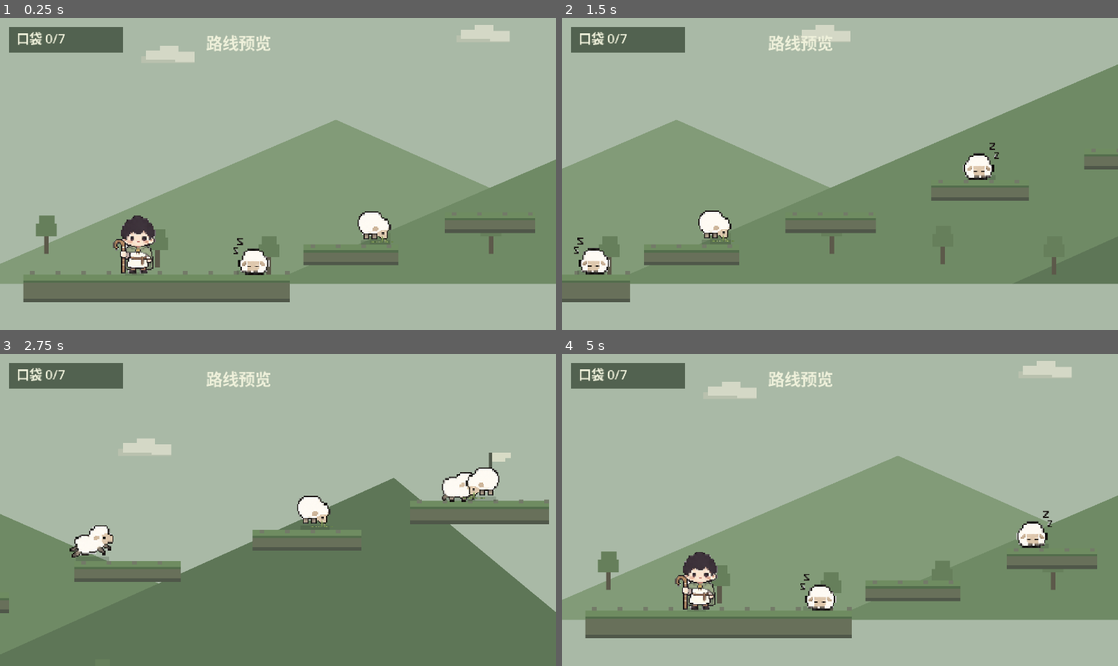
Above: before the commit, frames 1-4 (two rows, left to right).
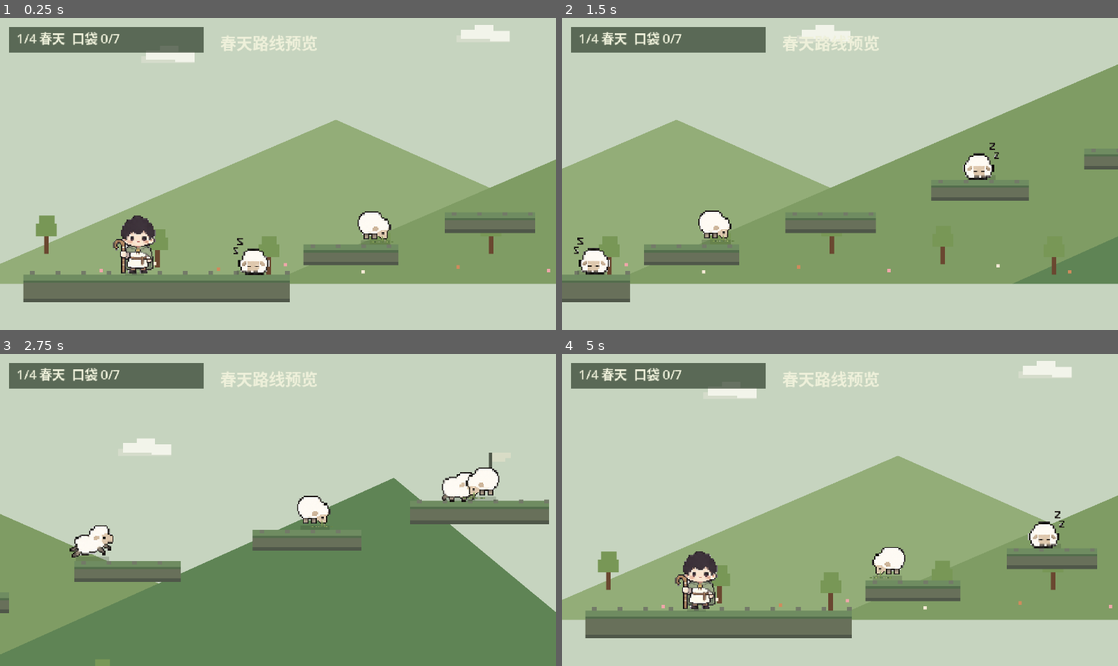
Above: after the commit, the same moments.

Repository: xihua7/muyangren.github.io
Game: Godot game, scene res://scenes/main.tscn
The game is run twice, just before and just after one commit, with the same random seed, the same clock (stepped at 60 frames per second) and the same inputs.
Inputs:
- Up to frame 1 (0.25 s): no input
- Up to frame 2 (1.5 s): tap Enter at 0.5 s; hold D (move_right) from 0.53 s (still down); tap Space (jump) at 0.77 s
- Up to frame 3 (2.75 s): tap Space (jump) at 1.52 s; release D (move_right) at 2.03 s; hold A (move_left) from 2.03 s (still down)
- Up to frame 4 (5 s): release A (move_left) at 2.78 s; hold D (move_right) 2.78-4.28 s; tap Space (jump) at 3.02, 3.77, 4.52 s; tap R (restart) at 4.15 s; hold A (move_left) from 4.28 s (still down)

The runs differ from the first frame. In frame 1, 62% of the frame differs, in the area x 0-100%, y 0-100%; in frame 2, 51%; in frame 3, 54%; in frame 4, 64%.

Commit message:
Add seasonal level progression

Diff:
--- a/新建游戏项目/scripts/main.gd
+++ b/新建游戏项目/scripts/main.gd
@@ -22,6 +22,14 @@
 const INTRO_PAN_SECONDS := 3.0
 const INTRO_END_HOLD := 0.55
 const INTRO_RETURN_SECONDS := 2.2
+const LEVEL_COUNT := 4
+const LEVEL_NAMES := ["春天", "夏天", "秋天", "冬天"]
+const START_POSITION := Vector2(36, 222)
+
+const LEVEL_SPRING := 0
+const LEVEL_SUMMER := 1
+const LEVEL_AUTUMN := 2
+const LEVEL_WINTER := 3
 
 var _player: ShepherdPlayer
 var _camera: Camera2D
@@ -30,9 +38,11 @@
 var _collected := 0
 var _total_sheep := 0
 var _won := false
-var _last_checkpoint := Vector2(36, 222)
+var _last_checkpoint := START_POSITION
 var _rng: RandomNumberGenerator = RandomNumberGenerator.new()
 var _intro_active := false
+var _intro_tween: Tween
+var _level_index := LEVEL_SPRING
 
 var _platforms := [
 	Rect2(Vector2(-60, 230), Vector2(230, 24)),
@@ -52,8 +62,7 @@
 	_create_player()
 	_create_camera()
 	_create_hud()
-	_update_hud()
-	_start_route_preview()
+	_reset_level()
 
 func _process(_delta: float) -> void:
 	if _player.global_position.y > FALL_LIMIT:
@@ -63,39 +72,55 @@
 		_last_checkpoint = _player.global_position
 
 	if Input.is_action_just_pressed("restart"):
-		get_tree().reload_current_scene()
+		_reset_level()
 
 	if not _won and _collected == _total_sheep and _player.global_position.x > 990.0:
-		_won = true
-		_status_label.text = "羊都进袋了"
-		_status_label.visible = true
+		_complete_level()
 
 	if not _intro_active:
 		_update_camera_follow()
 
 func _draw() -> void:
-	draw_rect(Rect2(Vector2(WORLD_LEFT - 160, -190), Vector2(WORLD_RIGHT + 320, 560)), SKY)
-	_draw_cloud(Vector2(42, 36))
-	_draw_cloud(Vector2(314, 18))
-	_draw_cloud(Vector2(742, -8))
+	var colors := _season_colors()
+	var sky: Color = colors["sky"]
+	var far_hill: Color = colors["far_hill"]
+	var mid_hill: Color = colors["mid_hill"]
+	var near_hill: Color = colors["near_hill"]
+	var cloud: Color = colors["cloud"]
+	var cloud_shadow: Color = colors["cloud_shadow"]
+	var tree_trunk: Color = colors["tree_trunk"]
+	var tree_leaf: Color = colors["tree_leaf"]
+	var snow: Color = colors["snow"]
+
+	draw_rect(Rect2(Vector2(WORLD_LEFT - 160, -190), Vector2(WORLD_RIGHT + 320, 560)), sky)
+	_draw_cloud(Vector2(42, 36), cloud, cloud_shadow)
+	_draw_cloud(Vector2(314, 18), cloud, cloud_shadow)
+	_draw_cloud(Vector2(742, -8), cloud, cloud_shadow)
+	_draw_snowflakes(snow)
 
 	draw_polygon(
 		PackedVector2Array([Vector2(-120, 238), Vector2(210, 96), Vector2(530, 238)]),
-		PackedColorArray([FAR_HILL, FAR_HILL, FAR_HILL])
+		PackedColorArray([far_hill, far_hill, far_hill])
 	)
 	draw_polygon(
 		PackedVector2Array([Vector2(150, 238), Vector2(610, 40), Vector2(1060, 238)]),
-		PackedColorArray([MID_HILL, MID_HILL, MID_HILL])
+		PackedColorArray([mid_hill, mid_hill, mid_hill])
 	)
 	draw_polygon(
 		PackedVector2Array([Vector2(500, 238), Vector2(980, 22), Vector2(1240, 238)]),
-		PackedColorArray([NEAR_HILL, NEAR_HILL, NEAR_HILL])
+		PackedColorArray([near_hill, near_hill, near_hill])
 	)
 
 	for x in range(-40, 1080, 96):
-		_draw_tree(Vector2(x, 220 + int(sin(float(x) * 0.05) * 10.0)))
-
-	_draw_summit_flag(Vector2(1062, 18))
+		_draw_tree(
+			Vector2(x, 220 + int(sin(float(x) * 0.05) * 10.0)),
+			tree_trunk,
+			tree_leaf,
+			bool(colors["tree_snow"])
+		)
+
+	_draw_ground_details(colors)
+	_draw_summit_flag(Vector2(1062, 18), sky)
 
 func _create_world() -> void:
 	for rect in _platforms:
@@ -103,7 +128,31 @@
 		add_child(platform)
 		platform.setup(rect)
 
+func _reset_level() -> void:
+	if _intro_tween and _intro_tween.is_valid():
+		_intro_tween.kill()
+
+	_collected = 0
+	_total_sheep = 0
+	_won = false
+	_last_checkpoint = START_POSITION
+	_clear_sheep()
 	_spawn_random_sheep()
+
+	if _player:
+		_player.pocket_count = 0
+		_player.pocket_capacity = _total_sheep
+		_player.respawn(_last_checkpoint)
+		_player.controls_enabled = true
+		_player.queue_redraw()
+
+	_update_hud()
+	queue_redraw()
+	_start_route_preview()
+
+func _clear_sheep() -> void:
+	for sheep in get_tree().get_nodes_in_group("sheep"):
+		sheep.free()
 
 func _spawn_random_sheep() -> void:
 	var slots: Array[Dictionary] = _make_sheep_spawn_slots(SHEEP_COUNT)
@@ -123,6 +172,7 @@
 
 		var sheep := PocketSheep.new()
 		add_child(sheep)
+		sheep.add_to_group("sheep")
 		sheep.global_position = Vector2(x, rect.position.y - 1.0)
 		sheep.setup(
 			_rng.randf_range(0.0, TAU),
@@ -339,17 +389,17 @@
 func _start_route_preview() -> void:
 	_intro_active = true
 	_player.controls_enabled = false
-	_status_label.text = "路线预览"
+	_status_label.text = "%s路线预览" % _current_level_name()
 	_status_label.visible = true
 	_camera.position_smoothing_enabled = false
 	_camera.global_position = _camera_follow_target()
 
-	var tween: Tween = create_tween()
-	tween.tween_interval(INTRO_START_HOLD)
-	tween.tween_property(_camera, "global_position", _camera_preview_target(), INTRO_PAN_SECONDS).set_trans(Tween.TRANS_SINE).set_ease(Tween.EASE_IN_OUT)
-	tween.tween_interval(INTRO_END_HOLD)
-	tween.tween_property(_camera, "global_position", _camera_follow_target(), INTRO_RETURN_SECONDS).set_trans(Tween.TRANS_SINE).set_ease(Tween.EASE_IN_OUT)
-	tween.tween_callback(_finish_route_preview)
+	_intro_tween = create_tween()
+	_intro_tween.tween_interval(INTRO_START_HOLD)
+	_intro_tween.tween_property(_camera, "global_position", _camera_preview_target(), INTRO_PAN_SECONDS).set_trans(Tween.TRANS_SINE).set_ease(Tween.EASE_IN_OUT)
+	_intro_tween.tween_interval(INTRO_END_HOLD)
+	_intro_tween.tween_property(_camera, "global_position", _camera_follow_target(), INTRO_RETURN_SECONDS).set_trans(Tween.TRANS_SINE).set_ease(Tween.EASE_IN_OUT)
+	_intro_tween.tween_callback(_finish_route_preview)
 
 func _finish_route_preview() -> void:
 	_intro_active = false
@@ -369,7 +419,7 @@
 	var panel := ColorRect.new()
 	panel.color = Color(0.19, 0.25, 0.18, 0.72)
 	panel.position = Vector2(8, 8)
-	panel.size = Vector2(98, 22)
+	panel.size = Vector2(168, 22)
 	layer.add_child(panel)
 
 	_counter_label = Label.new()
@@ -379,11 +429,30 @@
 	layer.add_child(_counter_label)
 
 	_status_label = Label.new()
-	_status_label.position = Vector2(178, 10)
+	_status_label.position = Vector2(190, 10)
 	_status_label.add_theme_font_size_override("font_size", 14)
 	_status_label.add_theme_color_override("font_color", Color("#eef0da"))
 	_status_label.visible = false
 	layer.add_child(_status_label)
+
+func _complete_level() -> void:
+	_won = true
+	_player.controls_enabled = false
+	if _level_index >= LEVEL_COUNT - 1:
+		_status_label.text = "四季都走完了"
+		_status_label.visible = true
+		return
+
+	_status_label.text = "进入%s" % LEVEL_NAMES[_level_index + 1]
+	_status_label.visible = true
+
+	var tween: Tween = create_tween()
+	tween.tween_interval(0.9)
+	tween.tween_callback(_advance_level)
+
+func _advance_level() -> void:
+	_level_index = min(_level_index + 1, LEVEL_COUNT - 1)
+	_reset_level()
 
 func _on_sheep_pocketed(_sheep: Node) -> void:
 	_collected += 1
@@ -396,7 +465,77 @@
 
 func _update_hud() -> void:
 	if _counter_label:
-		_counter_label.text = "口袋 %d/%d" % [_collected, _total_sheep]
+		_counter_label.text = "%d/4 %s  口袋 %d/%d" % [_level_index + 1, _current_level_name(), _collected, _total_sheep]
+
+func _current_level_name() -> String:
+	return str(LEVEL_NAMES[_level_index])
+
+func _season_colors() -> Dictionary:
+	match _level_index:
+		LEVEL_SPRING:
+			return {
+				"sky": Color("#c6d4bf"),
+				"far_hill": Color("#93ad78"),
+				"mid_hill": Color("#7f9c64"),
+				"near_hill": Color("#5f8455"),
+				"cloud": Color("#f2f4ea"),
+				"cloud_shadow": Color("#d5dccb"),
+				"tree_trunk": Color("#6a4730"),
+				"tree_leaf": Color("#789756"),
+				"tree_snow": false,
+				"flower_a": Color("#f0a6aa"),
+				"flower_b": Color("#f6ead6"),
+				"flower_c": Color("#cf8b5d"),
+				"snow": Color(1, 1, 1, 0),
+			}
+		LEVEL_AUTUMN:
+			return {
+				"sky": Color("#d9cfaa"),
+				"far_hill": Color("#b99958"),
+				"mid_hill": Color("#a87d32"),
+				"near_hill": Color("#7e5f2a"),
+				"cloud": Color("#f4f1e8"),
+				"cloud_shadow": Color("#d5cfbd"),
+				"tree_trunk": Color("#5f3b22"),
+				"tree_leaf": Color("#d47a25"),
+				"tree_snow": false,
+				"flower_a": Color("#e39b27"),
+				"flower_b": Color("#f1bf42"),
+				"flower_c": Color("#bb5c1d"),
+				"snow": Color(1, 1, 1, 0),
+			}
+		LEVEL_WINTER:
+			return {
+				"sky": Color("#c7d4dd"),
+				"far_hill": Color("#aebfca"),
+				"mid_hill": Color("#748b9f"),
+				"near_hill": Color("#526f84"),
+				"cloud": Color("#f6f8f7"),
+				"cloud_shadow": Color("#d7e0e2"),
+				"tree_trunk": Color("#5d472d"),
+				"tree_leaf": Color("#dce8ec"),
+				"tree_snow": true,
+				"flower_a": Color("#eef5f7"),
+				"flower_b": Color("#dbe7ec"),
+				"flower_c": Color("#c7d6df"),
+				"snow": Color("#f5f8f8"),
+			}
+		_:
+			return {
+				"sky": SKY,
+				"far_hill": FAR_HILL,
+				"mid_hill": MID_HILL,
+				"near_hill": NEAR_HILL,
+				"cloud": CLOUD,
+				"cloud_shadow": CLOUD_SHADOW,
+				"tree_trunk": TREE_TRUNK,
+				"tree_leaf": TREE_LEAF,
+				"tree_snow": false,
+				"flower_a": Color(1, 1, 1, 0),
+				"flower_b": Color(1, 1, 1, 0),
+				"flower_c": Color(1, 1, 1, 0),
+				"snow": Color(1, 1, 1, 0),
+			}
 
 func _ensure_input_map() -> void:
 	_add_action_keys(&"move_left", [KEY_A, KEY_LEFT])
@@ -421,18 +560,82 @@
 				return true
 	return false
 
-func _draw_cloud(origin: Vector2) -> void:
-	draw_rect(Rect2(origin + Vector2(0, 5), Vector2(46, 6)), CLOUD_SHADOW)
-	draw_rect(Rect2(origin + Vector2(4, 0), Vector2(14, 8)), CLOUD)
-	draw_rect(Rect2(origin + Vector2(16, -4), Vector2(16, 12)), CLOUD)
-	draw_rect(Rect2(origin + Vector2(29, 1), Vector2(17, 9)), CLOUD)
-
-func _draw_tree(root: Vector2) -> void:
-	draw_rect(Rect2(root + Vector2(-2, -16), Vector2(4, 17)), TREE_TRUNK)
-	draw_rect(Rect2(root + Vector2(-9, -25), Vector2(18, 11)), TREE_LEAF)
-	draw_rect(Rect2(root + Vector2(-6, -32), Vector2(13, 9)), TREE_LEAF)
-
-func _draw_summit_flag(root: Vector2) -> void:
+func _draw_cloud(origin: Vector2, cloud_color: Color, shadow_color: Color) -> void:
+	draw_rect(Rect2(origin + Vector2(0, 5), Vector2(46, 6)), shadow_color)
+	draw_rect(Rect2(origin + Vector2(4, 0), Vector2(14, 8)), cloud_color)
+	draw_rect(Rect2(origin + Vector2(16, -4), Vector2(16, 12)), cloud_color)
+	draw_rect(Rect2(origin + Vector2(29, 1), Vector2(17, 9)), cloud_color)
+
+func _draw_snowflakes(snow_color: Color) -> void:
+	if _level_index != LEVEL_WINTER:
+		return
+
+	var flakes := [
+		Vector2(-34, 44),
+		Vector2(82, -54),
+		Vector2(176, 82),
+		Vector2(290, -26),
+		Vector2(412, 51),
+		Vector2(524, -47),
+		Vector2(655, 76),
+		Vector2(748, -18),
+		Vector2(884, 43),
+		Vector2(1024, -59),
+		Vector2(1142, 70),
+		Vector2(228, 132),
+		Vector2(596, 146),
+		Vector2(934, 132),
+	]
+	for index in range(flakes.size()):
+		var flake: Vector2 = flakes[index]
+		var size := Vector2(2, 2) if index % 3 != 0 else Vector2(3, 3)
+		draw_rect(Rect2(flake, size), snow_color)
+
+func _draw_tree(root: Vector2, trunk_color: Color, leaf_color: Color, snow_cap: bool) -> void:
+	draw_rect(Rect2(root + Vector2(-2, -16), Vector2(4, 17)), trunk_color)
+	draw_rect(Rect2(root + Vector2(-9, -25), Vector2(18, 11)), leaf_color)
+	draw_rect(Rect2(root + Vector2(-6, -32), Vector2(13, 9)), leaf_color)
+	if snow_cap:
+		draw_rect(Rect2(root + Vector2(-8, -31), Vector2(16, 5)), Color("#f4f8f8"))
+		draw_rect(Rect2(root + Vector2(-5, -36), Vector2(10, 5)), Color("#eef5f7"))
+
+func _draw_ground_details(colors: Dictionary) -> void:
+	if _level_index == LEVEL_SUMMER:
+		return
+
+	var detail_positions := [
+		Vector2(6, 225),
+		Vector2(52, 219),
+		Vector2(107, 224),
+		Vector2(165, 220),
+		Vector2(232, 226),
+		Vector2(314, 222),
+		Vector2(392, 225),
+		Vector2(486, 221),
+		Vector2(548, 226),
+		Vector2(632, 219),
+		Vector2(706, 225),
+		Vector2(788, 221),
+		Vector2(858, 226),
+		Vector2(934, 222),
+		Vector2(1018, 225),
+		Vector2(1096, 220),
+	]
+	for index in range(detail_positions.size()):
+		var position: Vector2 = detail_positions[index]
+		var color: Color = colors["flower_a"]
+		if index % 3 == 1:
+			color = colors["flower_b"]
+		elif index % 3 == 2:
+			color = colors["flower_c"]
+		var size := Vector2(3, 3)
+		if _level_index == LEVEL_AUTUMN:
+			size = Vector2(4, 2)
+		elif _level_index == LEVEL_WINTER:
+			size = Vector2(4, 2)
+		draw_rect(Rect2(position, size), color)
+
+func _draw_summit_flag(root: Vector2, sky_color: Color = SKY) -> void:
 	draw_rect(Rect2(root + Vector2(0, -18), Vector2(3, 22)), FLAG_POLE)
 	draw_rect(Rect2(root + Vector2(3, -18), Vector2(16, 8)), FLAG)
-	draw_rect(Rect2(root + Vector2(14, -13), Vector2(5, 3)), SKY)
+	draw_rect(Rect2(root + Vector2(14, -13), Vector2(5, 3)), sky_color)
